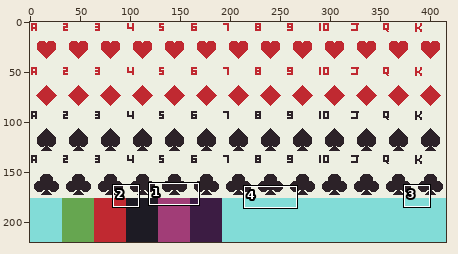
Edited in one commit: pixel-art file (card_base.aseprite). Above: a wide view before the commit, with the close-up outlined.
Close-up. Before the commit:
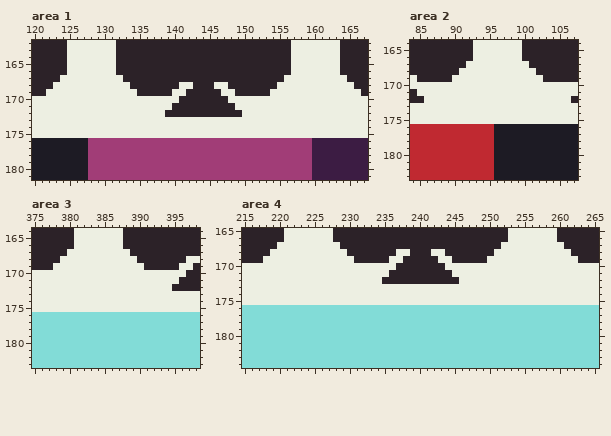
416x220 pixels, 1 frame. Shown: area 1: x 120..167, y 162..181; area 2: x 84..107, y 164..183; area 3: x 375..398, y 164..183; area 4: x 215..265, y 165..184. The commit also changed other parts of the picture, which this record leaves out.
Now the later version:
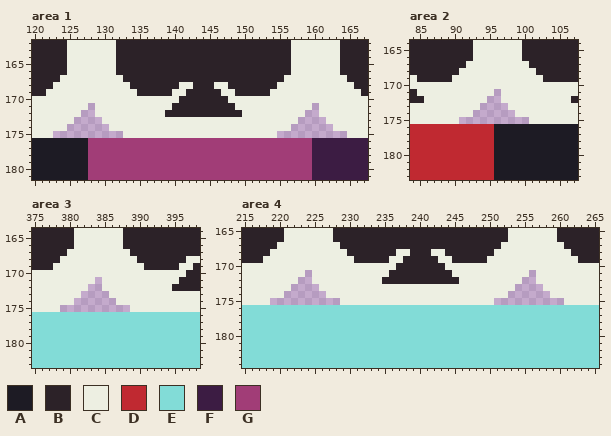
Palette (. is transparent): A #1d1b24  B #2c2228  C #edefe2  D #c02931  E #82dcd7  F #3c1c43  G #a13d77
Changes in this commit:
Area 1, layer "bg":
y 171: x 128 C -> .; x 160 C -> .
y 172: x 127..128 CC -> ..; x 159..160 CC -> ..
y 173: x 126..129 CCCC -> ....; x 158..161 CCCC -> ....
y 174: x 125..130 CCCCCC -> ......; x 157..162 CCCCCC -> ......
y 175: x 123..132 CCCCCCCCCC -> ..........; x 155..164 CCCCCCCCCC -> ..........
Area 2, layer "bg":
y 171: x 96 C -> .
y 172: x 95..96 CC -> ..
y 173: x 94..97 CCCC -> ....
y 174: x 93..98 CCCCCC -> ......
y 175: x 91..100 CCCCCCCCCC -> ..........
Area 3, layer "bg":
y 171: x 384 C -> .
y 172: x 383..384 CC -> ..
y 173: x 382..385 CCCC -> ....
y 174: x 381..386 CCCCCC -> ......
y 175: x 379..388 CCCCCCCCCC -> ..........
Area 4, layer "bg":
y 171: x 224 C -> .; x 256 C -> .
y 172: x 223..224 CC -> ..; x 255..256 CC -> ..
y 173: x 222..225 CCCC -> ....; x 254..257 CCCC -> ....
y 174: x 221..226 CCCCCC -> ......; x 253..258 CCCCCC -> ......
y 175: x 219..228 CCCCCCCCCC -> ..........; x 251..260 CCCCCCCCCC -> ..........
Pixel boxes of the changes (left, top, right, bottom) in both close-ups:
erased: (53, 103, 123, 138)
erased: (277, 103, 347, 138)
erased: (459, 89, 529, 124)
erased: (60, 277, 130, 312)
erased: (270, 270, 340, 305)
erased: (494, 270, 564, 305)
